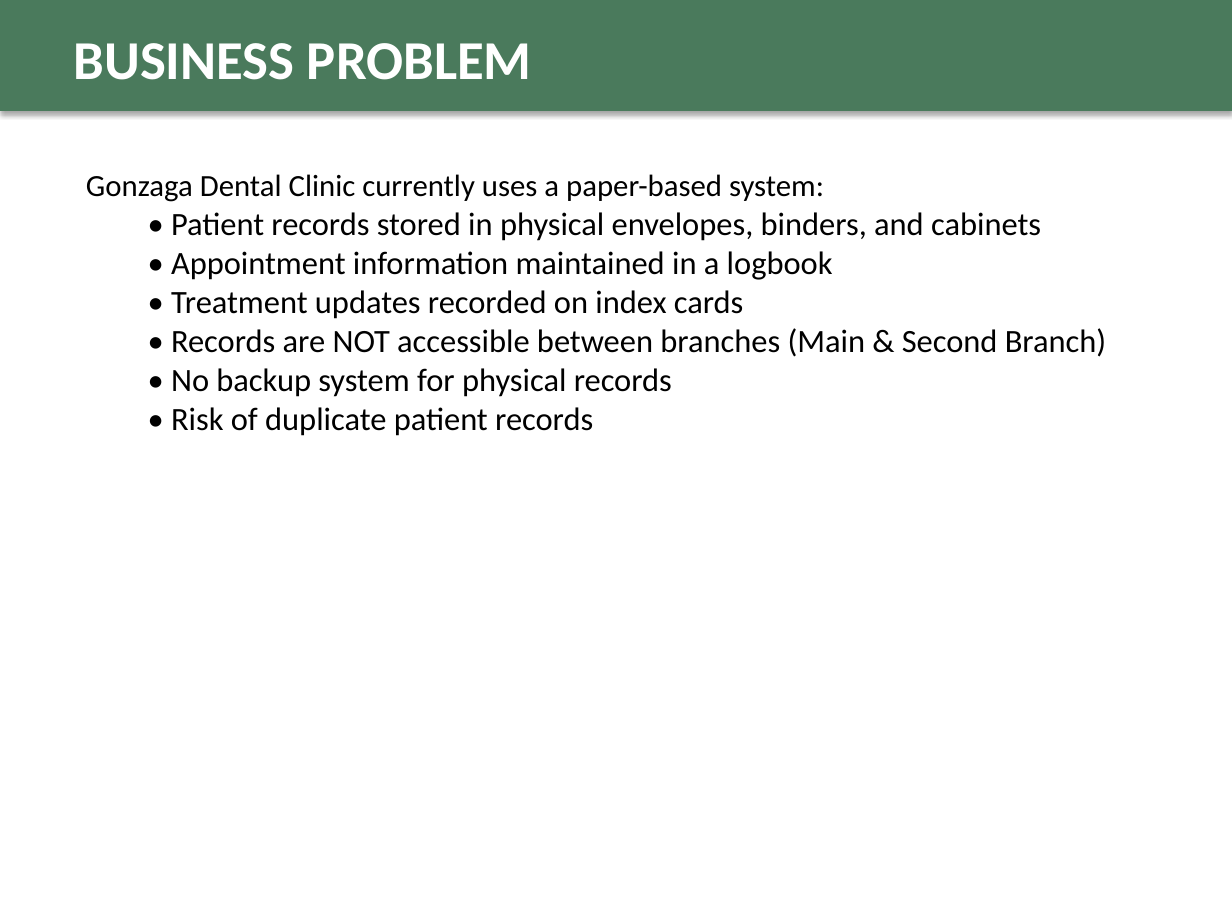
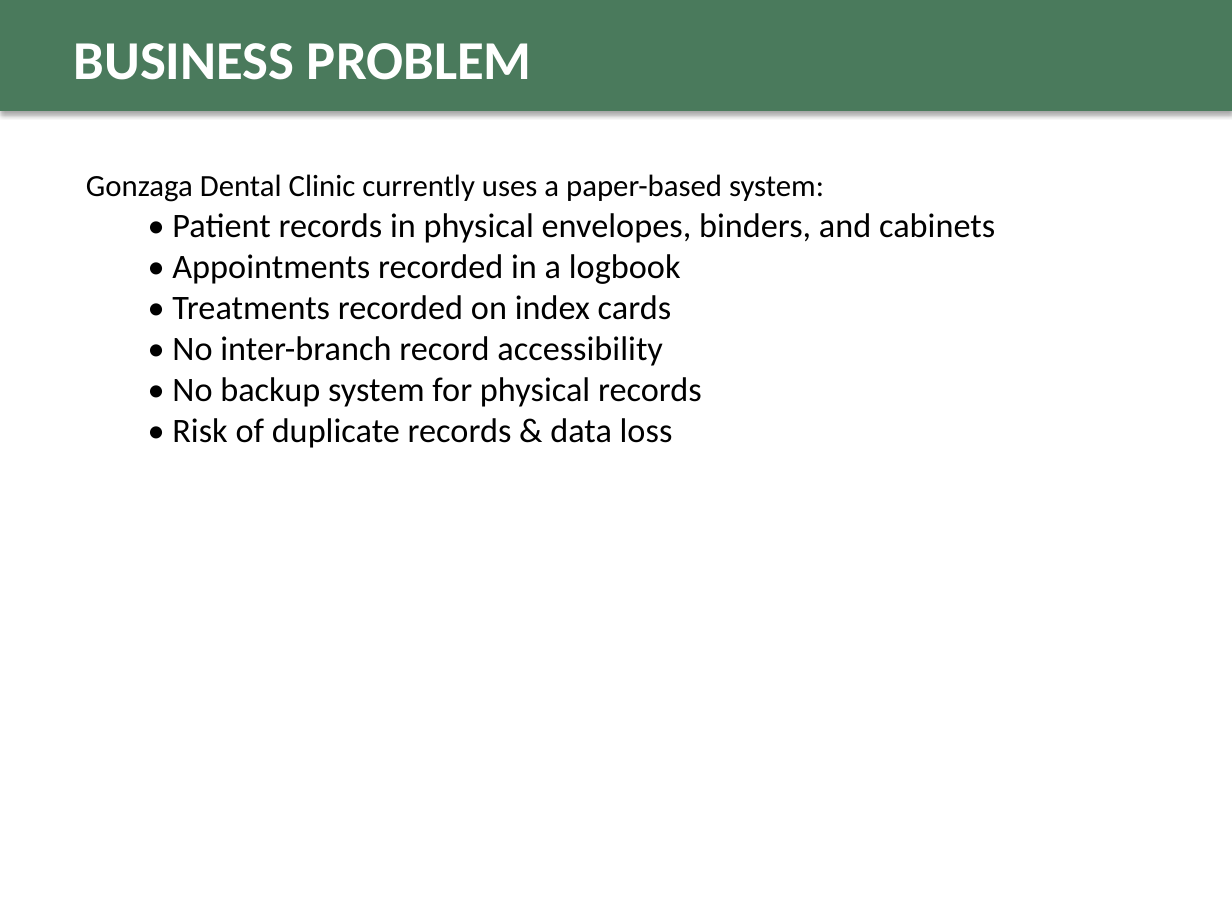
Before and after one commit to fritzmichael1-2/gonzaga-dental-clinic-system, a slide deck: slide 3 of GDCMAS_Final_Defense_Presentation.pptx. Drawn at 1232x924 pixels with LibreOffice and Linux fonts; fonts in the diff are those of the drawing. Boxes give left, top, right and bottom in pixels: in the first picture for what was removed or moved away, otherwise in the second. Text is boxed around its words. In the diff, an @@ line names an element or a change of style, - is before the commit and + after.

```diff
--- a/GDCMAS_Final_Defense_Presentation.pptx
+++ b/GDCMAS_Final_Defense_Presentation.pptx
@@ text at (x1=172, y1=213, x2=995, y2=366): text changed; size 19 to 20 pt @@
-  • Patient records stored in physical envelopes, binders, and cabinets
-  • Appointment information maintained in a logbook
-  • Treatment updates recorded on index cards
-  • Records are NOT accessible between branches (Main & Second Branch)
+  • Patient records in physical envelopes, binders, and cabinets
+  • Appointments recorded in a logbook
+  • Treatments recorded on index cards
+  • No inter-branch record accessibility
@@ text at (x1=172, y1=377, x2=702, y2=407): size 19 to 20 pt in "• No backup system for physical records" @@
@@ text at (x1=172, y1=418, x2=673, y2=448): text changed; size 19 to 20 pt @@
-  • Risk of duplicate patient records
+  • Risk of duplicate records & data loss
```
Also in this commit, not shown: 6 other slides changed, 1 slide added, 3 slides removed.
